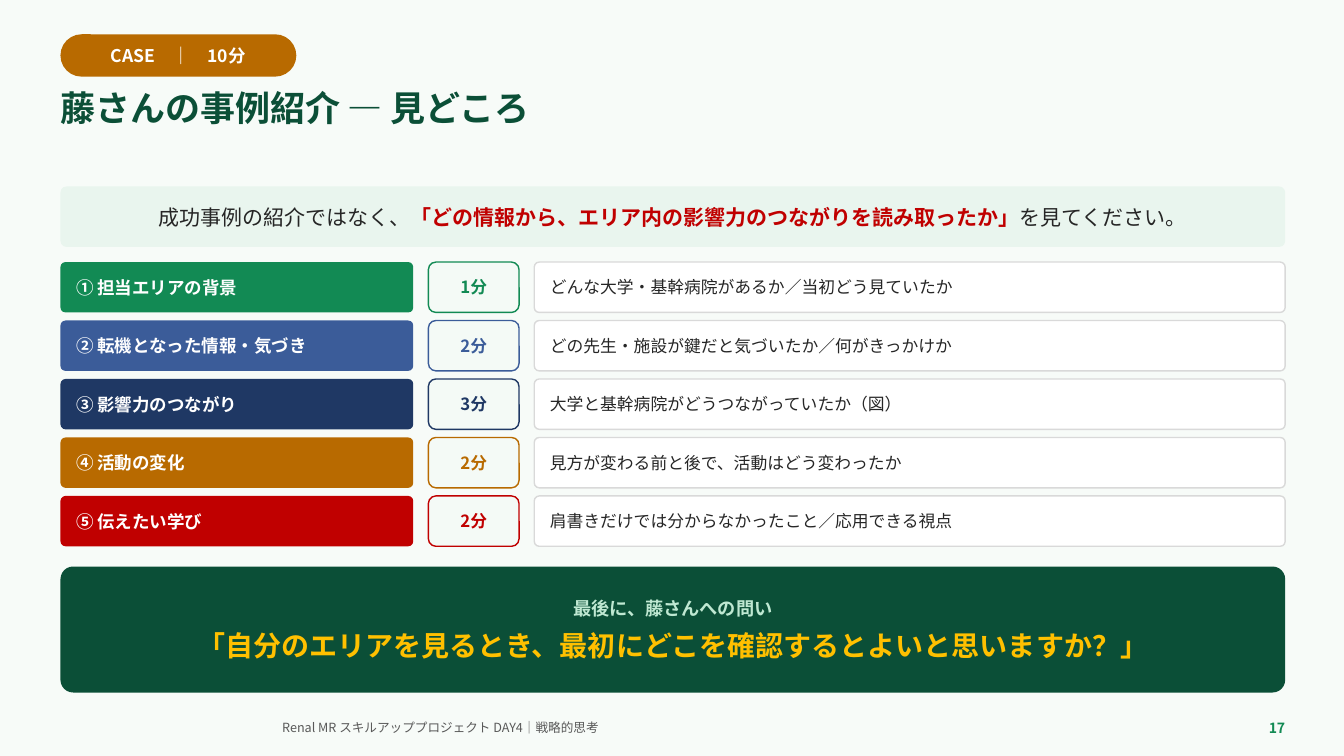
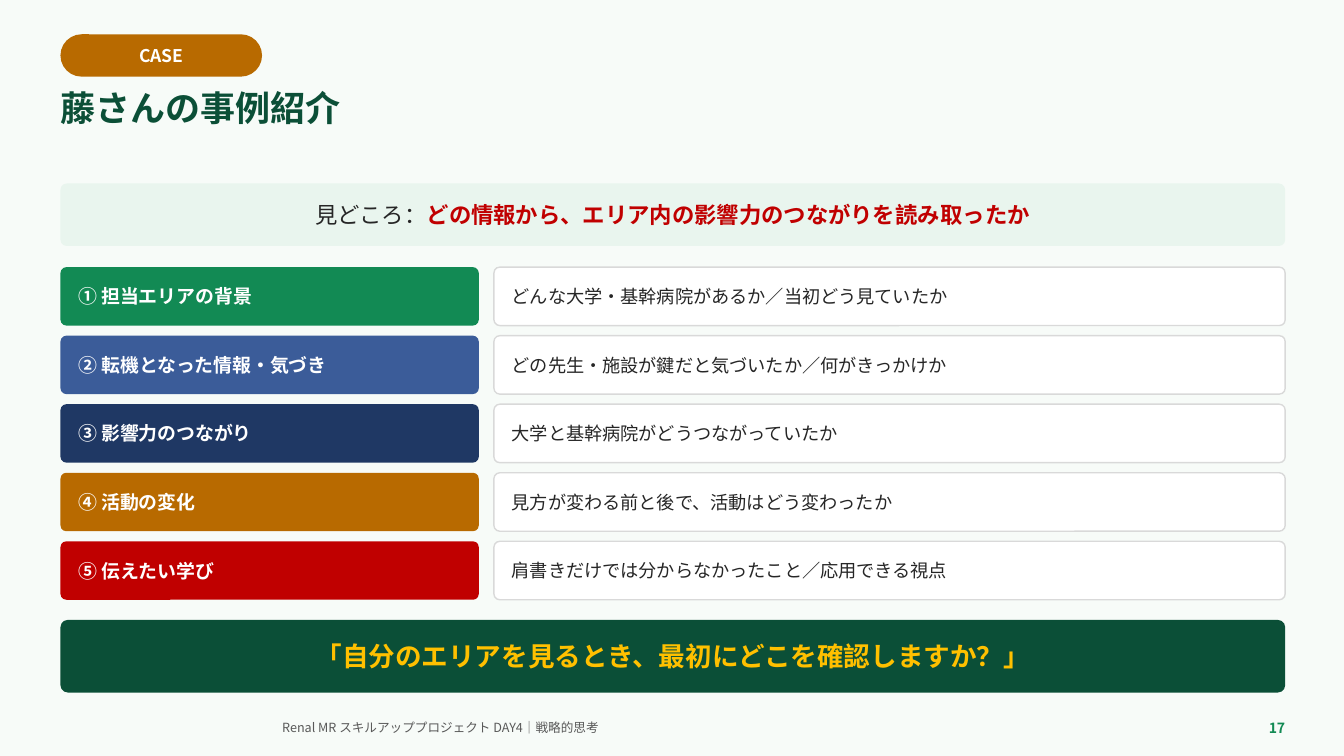
Before and after one commit to TAKUYA-1187/Claude, a slide deck: slide 17 of novartis_training/DAY4_ちょっと分かるだけで世界が変わる.pptx. Drawn at 1344x756 pixels with LibreOffice and Linux fonts; fonts in the diff are those of the drawing; background and template pictures are left out. Boxes give left, top, right and bottom in pixels: in the first picture for what was removed or moved away, otherwise in the second. Text is boxed around its words. In the diff, an @@ line names an element or a change of style, - is before the commit and + after.

```diff
--- a/novartis_training/DAY4_ちょっと分かるだけで世界が変わる.pptx
+++ b/novartis_training/DAY4_ちょっと分かるだけで世界が変わる.pptx
@@ rounded rectangle "CASE": place and size @@
-rounded rectangle "CASE" at bbox=[60, 34, 296, 77]
+rounded rectangle "CASE" at bbox=[60, 34, 262, 77]
@@ text in rounded rectangle at bbox=[139, 49, 183, 63]: text changed @@
-CASE ｜ 10分
+CASE
@@ text at bbox=[60, 91, 340, 125]: text changed @@
-藤さんの事例紹介 — 見どころ
+藤さんの事例紹介
@@ text in rounded rectangle at bbox=[316, 204, 1030, 225]: text changed; size 15 to 16 pt @@
-成功事例の紹介ではなく、「どの情報から、エリア内の影響力のつながりを読み取ったか」を見てください。
+見どころ：どの情報から、エリア内の影響力のつながりを読み取ったか
@@ rounded rectangle "① 担当エリアの背景": place and size @@
-rounded rectangle "① 担当エリアの背景" at bbox=[60, 262, 413, 313]
+rounded rectangle "① 担当エリアの背景" at bbox=[60, 267, 479, 326]
@@ rounded rectangle removed at bbox=[429, 262, 519, 313] @@
-1分
@@ rounded rectangle "どんな大学・基幹病院があるか／当初どう見ていたか": place and size @@
-rounded rectangle "どんな大学・基幹病院があるか／当初どう見ていたか" at bbox=[534, 262, 1286, 313]
+rounded rectangle "どんな大学・基幹病院があるか／当初どう見ていたか" at bbox=[494, 267, 1286, 326]
@@ rounded rectangle removed at bbox=[429, 321, 519, 371] @@
-2分
@@ rounded rectangle "② 転機となった情報・気づき": place and size @@
-rounded rectangle "② 転機となった情報・気づき" at bbox=[60, 321, 413, 371]
+rounded rectangle "② 転機となった情報・気づき" at bbox=[60, 336, 479, 394]
@@ rounded rectangle "どの先生・施設が鍵だと気づいたか／何がきっかけか": place and size @@
-rounded rectangle "どの先生・施設が鍵だと気づいたか／何がきっかけか" at bbox=[534, 321, 1286, 371]
+rounded rectangle "どの先生・施設が鍵だと気づいたか／何がきっかけか" at bbox=[494, 336, 1286, 394]
@@ rounded rectangle removed at bbox=[429, 379, 519, 430] @@
-3分
@@ rounded rectangle "③ 影響力のつながり": place and size @@
-rounded rectangle "③ 影響力のつながり" at bbox=[60, 379, 413, 430]
+rounded rectangle "③ 影響力のつながり" at bbox=[60, 404, 479, 463]
@@ rounded rectangle "大学と基幹病院がどうつながっていたか": place and size @@
-rounded rectangle "大学と基幹病院がどうつながっていたか" at bbox=[534, 379, 1286, 430]
+rounded rectangle "大学と基幹病院がどうつながっていたか" at bbox=[494, 404, 1286, 463]
@@ rounded rectangle removed at bbox=[429, 438, 519, 488] @@
-2分
@@ text in rounded rectangle at bbox=[512, 424, 838, 442]: text changed; size 12 to 13 pt @@
-大学と基幹病院がどうつながっていたか（図）
+大学と基幹病院がどうつながっていたか
@@ rounded rectangle "④ 活動の変化": place and size @@
-rounded rectangle "④ 活動の変化" at bbox=[60, 438, 413, 488]
+rounded rectangle "④ 活動の変化" at bbox=[60, 473, 479, 531]
@@ rounded rectangle "見方が変わる前と後で、活動はどう変わったか": place and size @@
-rounded rectangle "見方が変わる前と後で、活動はどう変わったか" at bbox=[534, 438, 1286, 488]
+rounded rectangle "見方が変わる前と後で、活動はどう変わったか" at bbox=[494, 473, 1286, 531]
@@ rounded rectangle removed at bbox=[429, 496, 519, 546] @@
-2分
@@ size 12.5 to 13.5 pt in 5 elements at bbox=[60, 267, 479, 326], bbox=[60, 336, 479, 394], bbox=[60, 404, 479, 463], bbox=[60, 473, 479, 531], bbox=[60, 541, 479, 600] @@
@@ rounded rectangle "⑤ 伝えたい学び": place and size @@
-rounded rectangle "⑤ 伝えたい学び" at bbox=[60, 496, 413, 546]
+rounded rectangle "⑤ 伝えたい学び" at bbox=[60, 541, 479, 600]
@@ size 12 to 13 pt in 4 elements at bbox=[494, 267, 1286, 326], bbox=[494, 336, 1286, 394], bbox=[494, 473, 1286, 531], bbox=[494, 541, 1286, 600] @@
@@ rounded rectangle "肩書きだけでは分からなかったこと／応用できる視点": place and size @@
-rounded rectangle "肩書きだけでは分からなかったこと／応用できる視点" at bbox=[534, 496, 1286, 546]
+rounded rectangle "肩書きだけでは分からなかったこと／応用できる視点" at bbox=[494, 541, 1286, 600]
@@ rounded rectangle "「自分のエリアを見るとき、最初にどこを確認しますか？」": place and size @@
-rounded rectangle "「自分のエリアを見るとき、最初にどこを確認しますか？」" at bbox=[60, 567, 1286, 693]
+rounded rectangle "「自分のエリアを見るとき、最初にどこを確認しますか？」" at bbox=[60, 620, 1286, 693]
@@ text in rounded rectangle at bbox=[316, 643, 1030, 669]: text changed; size 20 to 19 pt @@
-最後に、藤さんへの問い
-「自分のエリアを見るとき、最初にどこを確認するとよいと思いますか？」
+「自分のエリアを見るとき、最初にどこを確認しますか？」
```
Also in this commit, not shown: 18 other slides changed, 2 other files.
